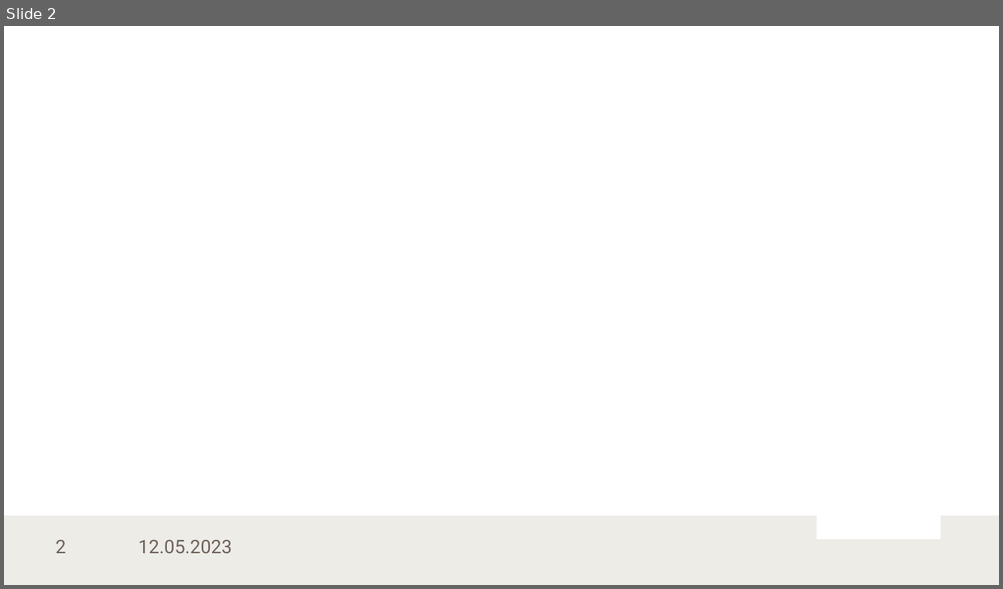
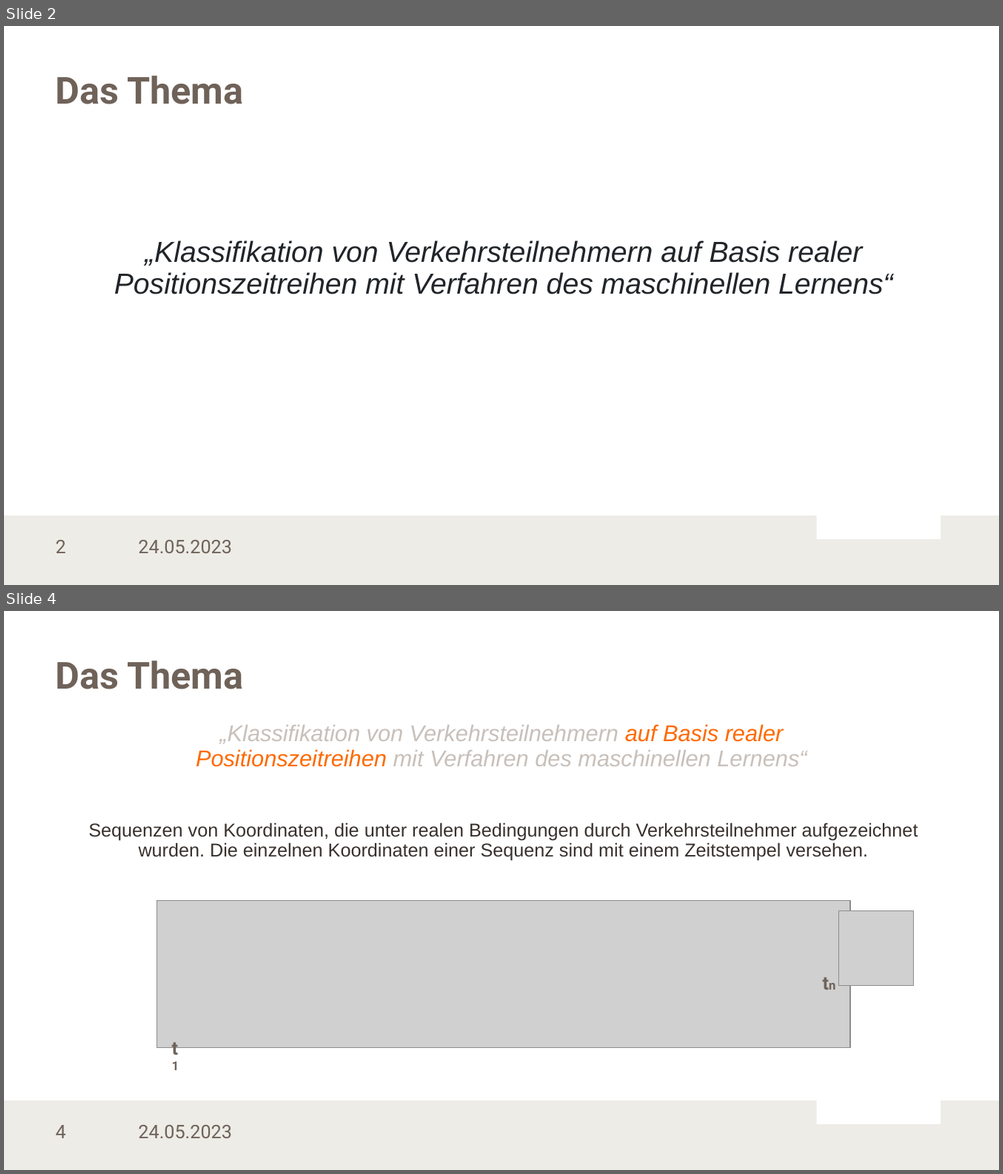
Before and after one commit to LennartKoepper/Bachelor-Thesis, a slide deck: Seminar/Bachelorseminar_25-04-2023.pptx. Shown one above the other, each under a label of ours: slide 2 before the commit, slides 2 and 4 after it; the slides between them are not shown. The pictures are 1003x589 and 1003x1174 pixels, drawn with LibreOffice and Linux fonts; fonts in the diff are those of the drawing; grey boxes stand for pictures; background and template pictures are left out. Boxes give left, top, right and bottom in pixels: in the first picture for what was removed or moved away, otherwise in the second. Text is boxed around its words. In the diff, an @@ line names an element or a change of style, - is before the commit and + after.

```diff
--- a/Seminar/Bachelorseminar_25-04-2023.pptx
+++ b/Seminar/Bachelorseminar_25-04-2023.pptx
@@ slide 4 added at (x1=4, y1=611, x2=999, y2=1170), background #FFFFFF; not listed: 3 template elements that a slide beside it also shows @@
@@ title added at (x1=56, y1=661, x2=243, y2=689), 36 pt, text #6F6259, bold @@
+Das Thema
@@ text added at (x1=196, y1=724, x2=806, y2=767), 22 pt, text #C8C0BA, italic @@
+„Klassifikation von Verkehrsteilnehmern auf Basis realer Positionszeitreihen mit Verfahren des maschinellen Lernens“
@@ text added at (x1=88, y1=823, x2=918, y2=861), 18 pt, text #38312C @@
+Sequenzen von Koordinaten, die unter realen Bedingungen durch Verkehrsteilnehmer aufgezeichnet wurden. Die einzelnen Koordinaten einer Sequenz sind mit einem Zeitstempel versehen.
@@ picture added at (x1=157, y1=901, x2=850, y2=1048) @@
@@ picture added at (x1=838, y1=911, x2=913, y2=985) @@
@@ text added at (x1=815, y1=968, x2=846, y2=998), 18 pt, text #6F6259, bold @@
+tn
@@ text added at (x1=165, y1=1033, x2=192, y2=1062), 18 pt, text #6F6259, bold @@
+t1
@@ text added at (x1=138, y1=1125, x2=232, y2=1139), 18 pt, text #6F6259 @@
+24.05.2023
@@ slide 2 changed as well @@
@@ title added at (x1=56, y1=76, x2=243, y2=104), 36 pt, text #6F6259, bold @@
+Das Thema
@@ text added at (x1=114, y1=241, x2=893, y2=295), 28 pt, text #212529, italic @@
+„Klassifikation von Verkehrsteilnehmern auf Basis realer Positionszeitreihen mit Verfahren des maschinellen Lernens“
@@ text at (x1=138, y1=540, x2=232, y2=554): text changed @@
-12.05.2023
+24.05.2023
```
Also in this commit, not shown: 1 other slide changed, 18 other slides added, 2 other files.
